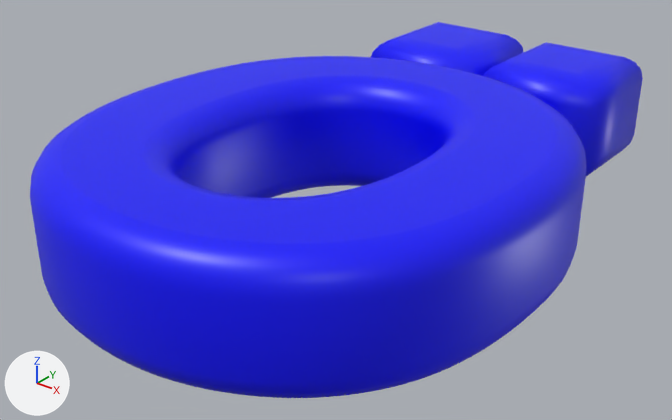
The glTF model 3dWords/fonts/glb/246.glb: old version first, new version second.
Both versions are drawn from a 50 mm camera at (1.305, -0.694, 0.643) aimed at (0.384, 0.458, -0.072). Lighting does not change. The marker at lower left points along +X, +Y and +Z. Vertices at the same position are counted once.

Names of what the first picture shows: 'texto'.
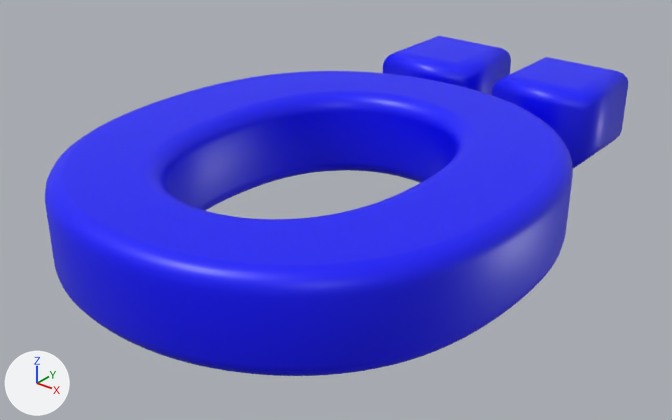
Pixel boxes [x1, y1, x2, y2] of what changed, in the pictures (672 x 420 px):
'texto', reshaped (10% shorter): before [30, 22, 643, 398]; after [45, 36, 628, 376]
part 1 of me_texto_178, rebuilt (11% shorter): before [30, 56, 586, 398]; after [45, 71, 573, 376]
part 2 of me_texto_178, rebuilt: before [371, 22, 524, 76]; after [383, 36, 511, 95]
part 3 of me_texto_178, rebuilt (15% narrower, 17% shorter): before [483, 42, 643, 176]; after [492, 57, 628, 168]

What the commit changed:
me_texto_178 is used by ob_texto; location (0.0, 0.0, 0.0).
me_texto_178 had 2120 vertices, 4232 faces and spanned x -0.001..0.812, y -0.067..1.108, z -0.11..0.11.
me_texto_178 now has 2120 vertices, 4232 faces and spans x 0.019..0.792, y -0.047..1.088, z -0.08..0.08.
me_texto_178 part 1: the loose piece of 2040 vertices spanning x -0.001..0.812, y -0.067..0.829, z -0.11..0.11 is rebuilt with 2040 vertices and now spans x 0.019..0.792, y -0.047..0.809, z -0.08..0.08.
me_texto_178 part 2: the loose piece of 40 vertices spanning x 0.154..0.389, y 0.861..1.108, z -0.11..0.11 is rebuilt with 40 vertices and now spans x 0.174..0.369, y 0.881..1.088, z -0.08..0.08.
me_texto_178 part 3: the loose piece of 40 vertices spanning x 0.422..0.657, y 0.861..1.108, z -0.11..0.11 is rebuilt with 40 vertices and now spans x 0.442..0.637, y 0.881..1.088, z -0.08..0.08.
